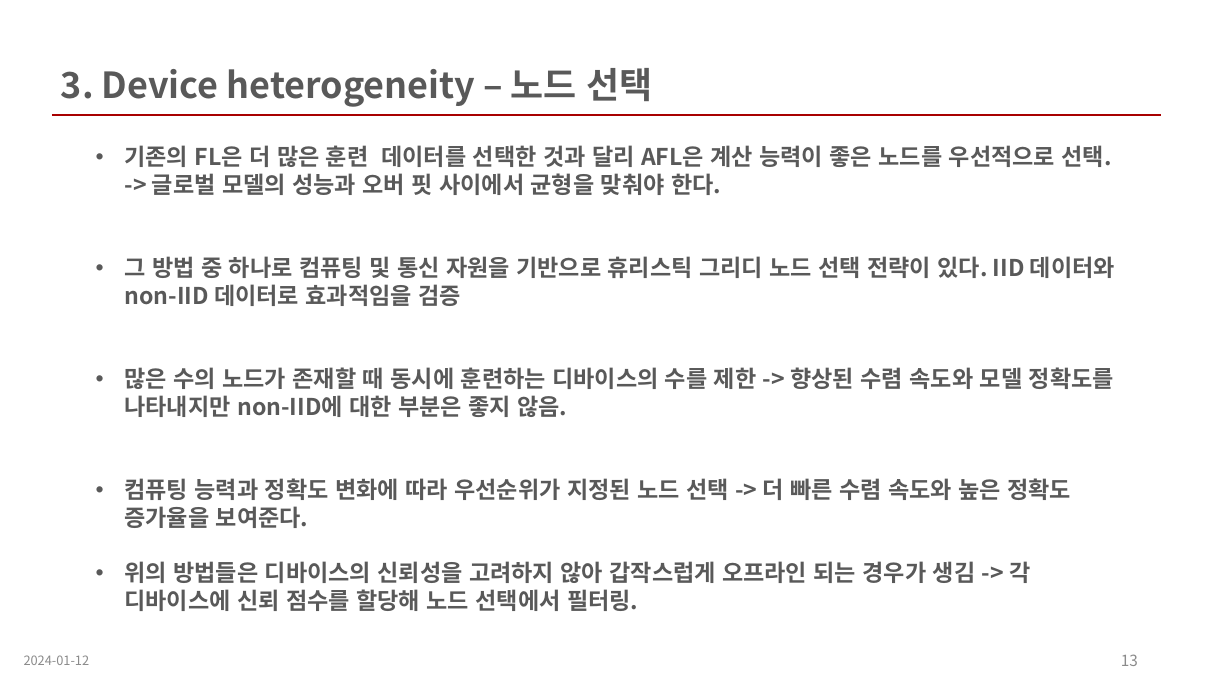
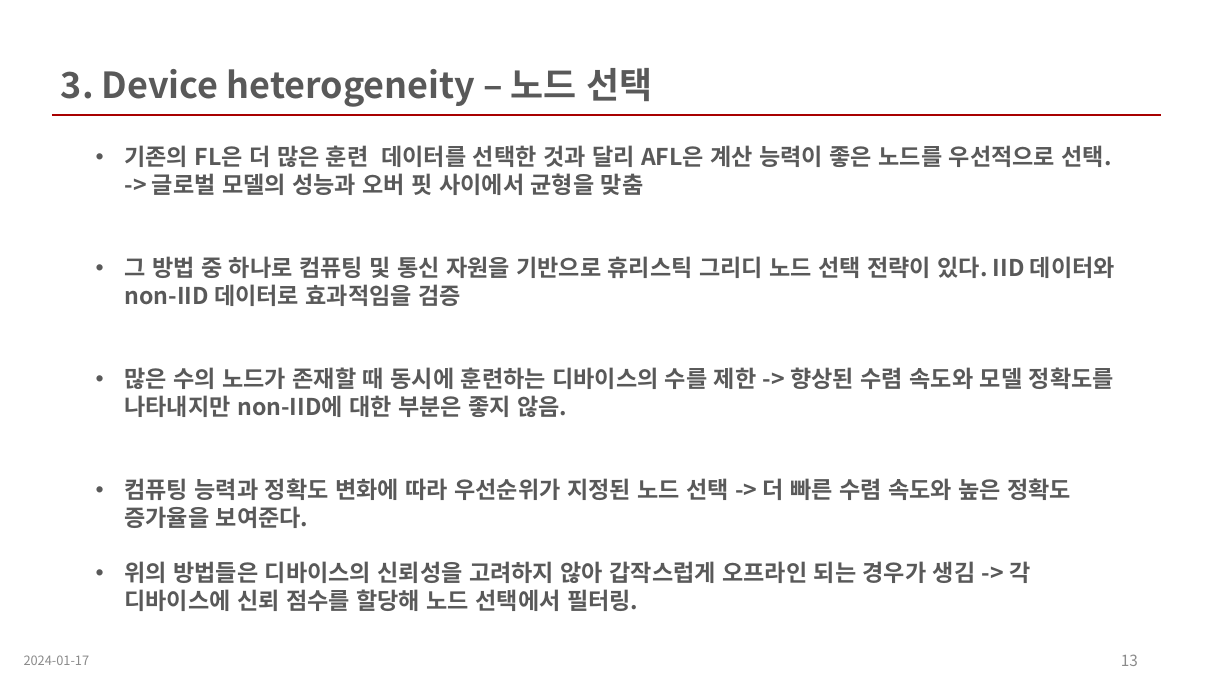
Before and after one commit to wkdnffla3/Dev_doc, a slide deck: slide 13 of not_dev/Asynchronous federated learning on heterogeneous devices A survey.pptx. Drawn at 1232x693 pixels with LibreOffice and Linux fonts; fonts in the diff are those of the drawing. Boxes give left, top, right and bottom in pixels: in the first picture for what was removed or moved away, otherwise in the second. Text is boxed around its words. In the diff, an @@ line names an element or a change of style, - is before the commit and + after.

```diff
--- a/not_dev/Asynchronous federated learning on heterogeneous devices A survey.pptx
+++ b/not_dev/Asynchronous federated learning on heterogeneous devices A survey.pptx
@@ text at bbox=[124, 145, 1112, 195]: text changed @@
-• 기존의 FL은 더 많은 훈련 데이터를 선택한 것과 달리 AFL은 계산 능력이 좋은 노드를 우선적으로 선택. -> 글로벌 모델의 성능과 오버 핏 사이에서 균형을 맞춰야 한다.
+• 기존의 FL은 더 많은 훈련 데이터를 선택한 것과 달리 AFL은 계산 능력이 좋은 노드를 우선적으로 선택. -> 글로벌 모델의 성능과 오버 핏 사이에서 균형을 맞춤
@@ text at bbox=[24, 655, 90, 665]: text changed @@
-2024-01-12
+2024-01-17
```
Also in this commit, not shown: 13 other slides changed, 11 slides added, 4 slides removed, 2 other files.
